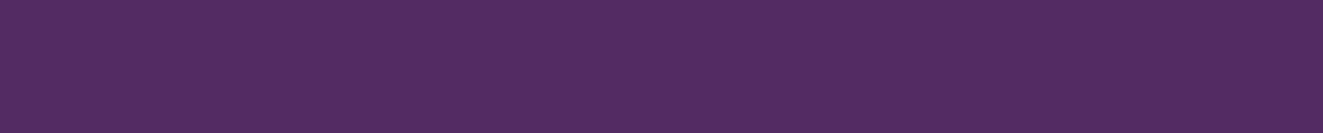
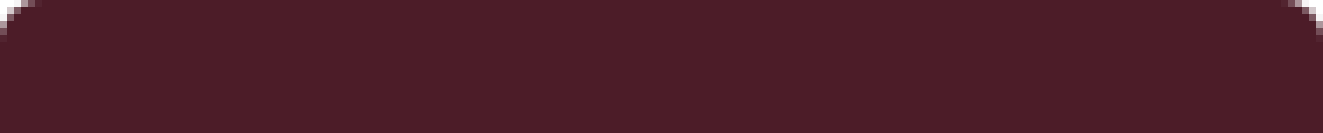
The second 1323x133 image is a revision of the first. Changes to its layers:
showed group "burgundy" (6 layers) over [0, 0, 1323, 133]
showed "top rounded #3" over [0, 0, 1323, 133]
hid group "purple" (3 layers) over [0, 0, 1323, 133]
